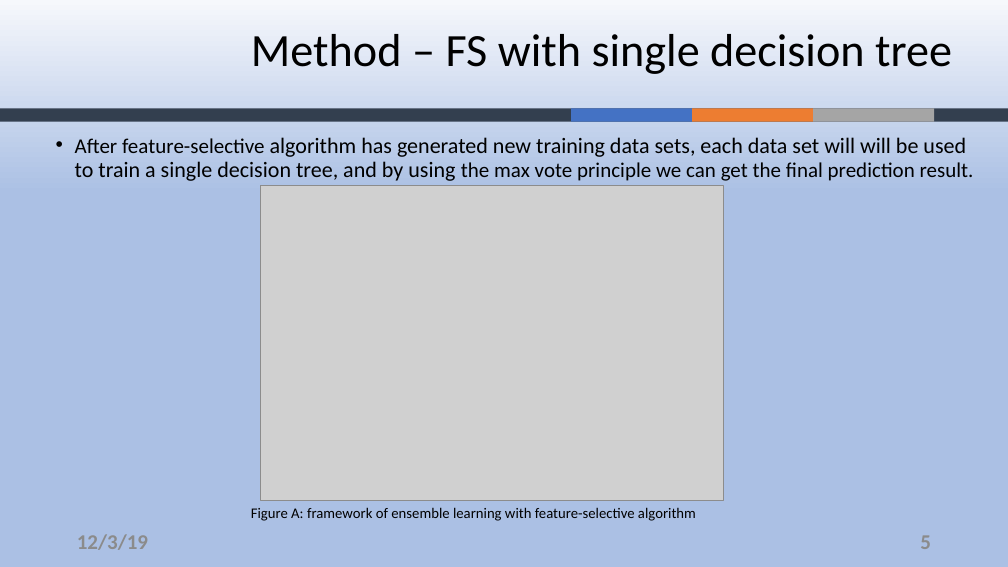
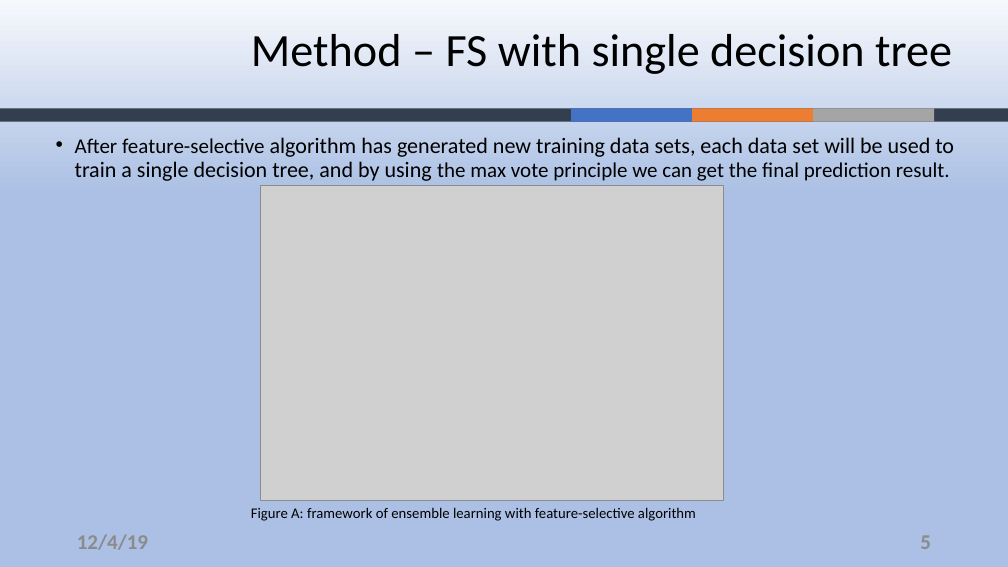
Before and after one commit to ZouYao0720/final-project-, a slide deck: slide 5 of final-presentation.pptx. Drawn at 1008x567 pixels with LibreOffice and Linux fonts; fonts in the diff are those of the drawing; grey boxes stand for pictures; background and template pictures are left out. Boxes give left, top, right and bottom in pixels: in the first picture for what was removed or moved away, otherwise in the second. Text is boxed around its words. In the diff, an @@ line names an element or a change of style, - is before the commit and + after.

```diff
--- a/final-presentation.pptx
+++ b/final-presentation.pptx
@@ text at <box>75,137,954,181</box>: text changed @@
-• After feature-selective algorithm has generated new training data sets, each data set will will be used to train a single decision tree, and by using the max vote principle we can get the final prediction result.
+• After feature-selective algorithm has generated new training data sets, each data set will be used to train a single decision tree, and by using the max vote principle we can get the final prediction result.
@@ text at <box>77,534,148,550</box>: text changed @@
-12/3/19
+12/4/19
```
Also in this commit, not shown: 10 other slides changed.
